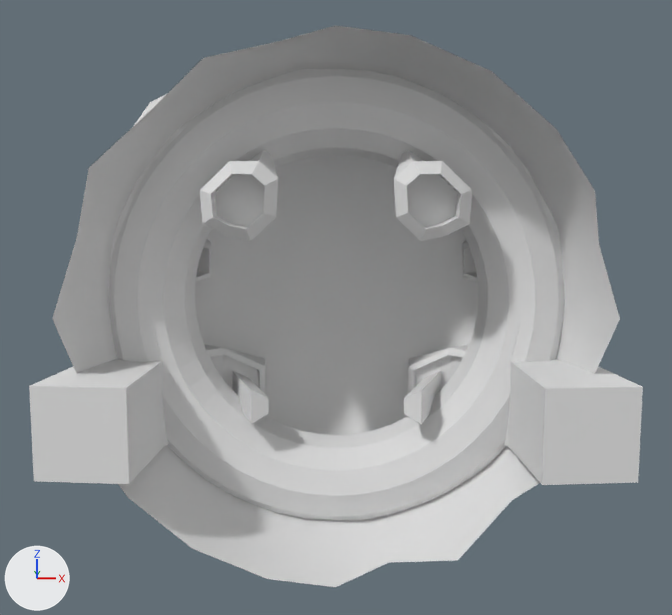
The Blender file media/blender files/helmet.blend: old version first, new version second.
Before and after are seen from a 50 mm camera at (0.011, -1.826, 0.289) aimed at (-0.002, 0.454, -0.044). The axes (+X, +Y, +Z) are drawn at lower left. The lights are the same throughout.
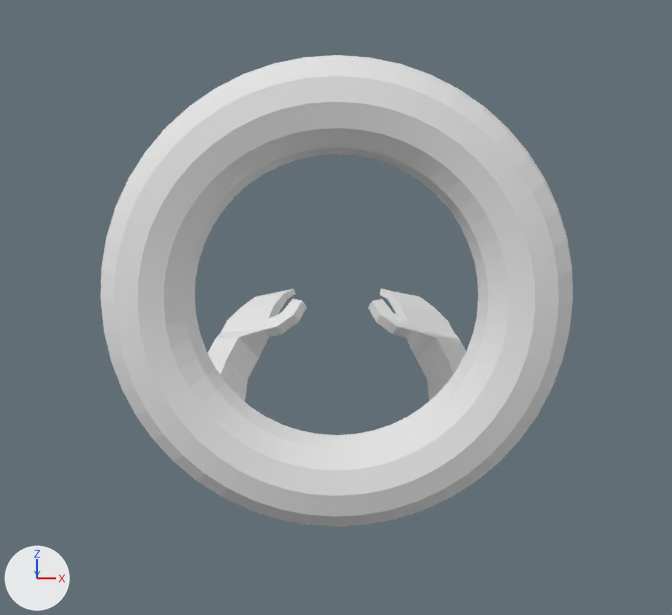
Pixel boxes (x1, y1, x2, y2) of what changed, in the pictures (672 x 615 px):
'Icosphere', hidden
    before: (52, 25, 620, 587)
'Cube', reshaped, moved, modifiers changed, rescaled
    before: (29, 69, 643, 485)
    after: (208, 288, 466, 401)

Patch to the scene script:
```diff
--- a/media/blender files/helmet.blend.py
+++ b/media/blender files/helmet.blend.py
@@ me_cube_003 @@
 # used by ob_cube; location = (0.0, 0.15, -0.3); scale = (0.648, 0.13, 0.13)
-me_cube_003.from_pydata(...)  # 135 vertices, 132 faces; spans x 0.0..0.93, y -1.59..2.64, z -0.17..6.73
-me_cube_003.materials.append(mat_frame)  # white #e7e7e7
+me_cube_003.from_pydata(...)  # 66 vertices, 63 faces; spans x 0.09..0.45, y 0.53..0.98, z -0.47..-0.05
+# me_cube_003 part 1: the whole mesh is rebuilt
@@ ob_cube @@
 ob_cube = bpy.data.objects.new('Cube', me_cube_003)
-ob_cube.location = (0.0, 0.15, -0.3)
-ob_cube.scale = (0.648, 0.13, 0.13)
+ob_cube.location = (0.0, 0.0, 0.0)
 _m = ob_cube.modifiers.new('Mirror', 'MIRROR')
-_m.use_clip = True
@@ ob_icosphere @@
 ob_icosphere.scale = (0.75, 0.75, 0.75)
+ob_icosphere.hide_set(True)  # its collection is switched off
```
